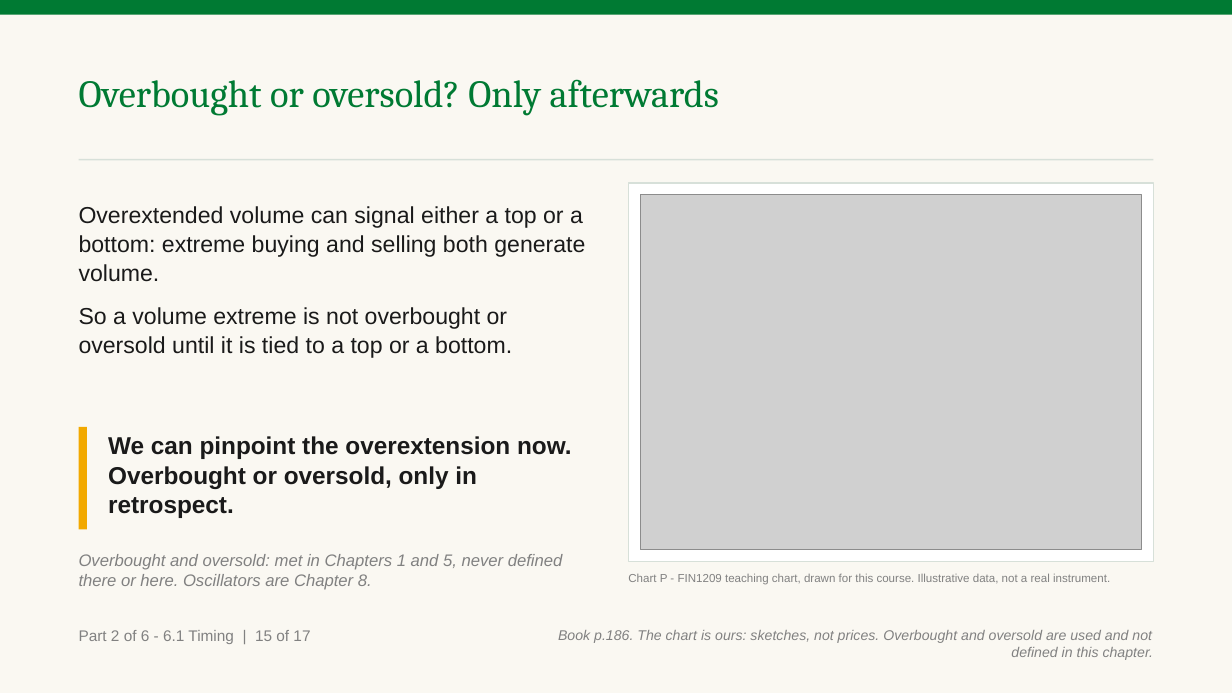
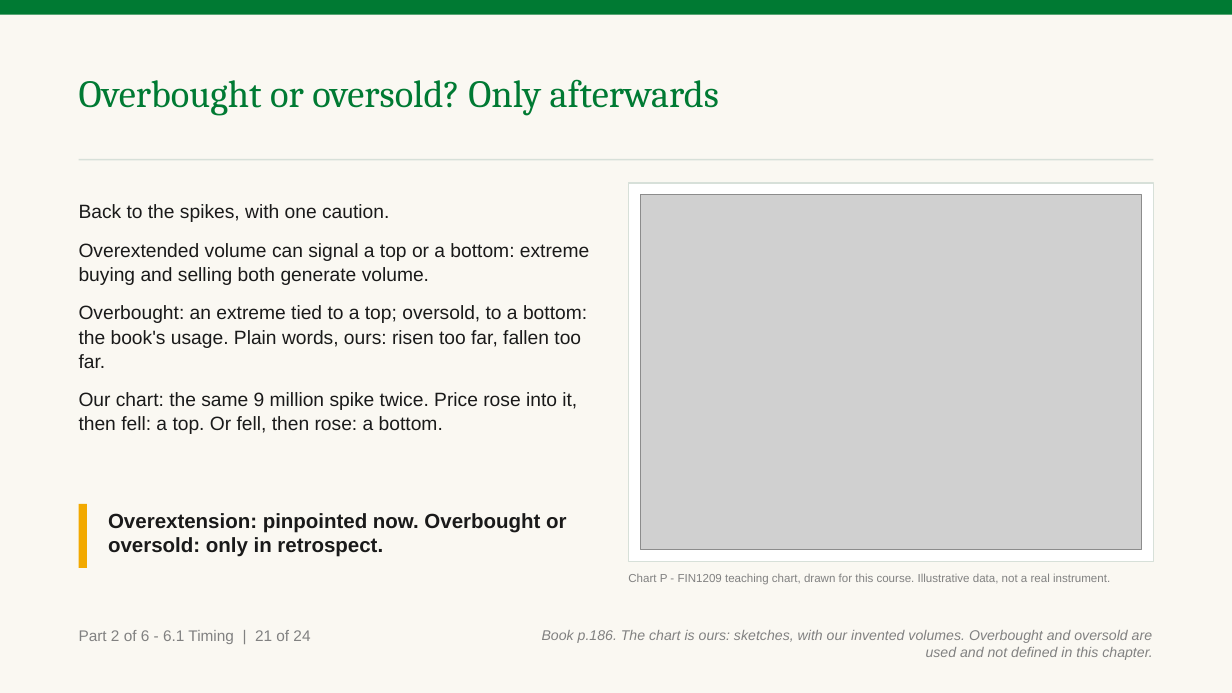
Before and after one commit to benjiesotelo-sudo/Telos_FIN1209, a slide deck: slide 59 of chapter-06/FIN1209-Chapter-06.pptx (slide 53 before the commit). Drawn at 1232x693 pixels with LibreOffice and Linux fonts; fonts in the diff are those of the drawing; grey boxes stand for pictures. Boxes give left, top, right and bottom in pixels: in the first picture for what was removed or moved away, otherwise in the second. Text is boxed around its words. In the diff, an @@ line names an element or a change of style, - is before the commit and + after.

```diff
--- a/chapter-06/FIN1209-Chapter-06.pptx
+++ b/chapter-06/FIN1209-Chapter-06.pptx
@@ text at [79,204,589,434]: text changed; size 18 to 15 pt @@
-Overextended volume can signal either a top or a bottom: extreme buying and selling both generate volume.
-So a volume extreme is not overbought or oversold until it is tied to a top or a bottom.
+Back to the spikes, with one caution.
+Overextended volume can signal a top or a bottom: extreme buying and selling both generate volume.
+Overbought: an extreme tied to a top; oversold, to a bottom: the book's usage. Plain words, ours: risen too far, fallen too far.
+Our chart: the same 9 million spike twice. Price rose into it, then fell: a top. Or fell, then rose: a bottom.
@@ rectangle: place and size @@
-rectangle at [79,427,87,530]
+rectangle at [79,504,87,567]
@@ text at [108,513,566,557]: text changed; size 19 to 16 pt @@
-We can pinpoint the overextension now. Overbought or oversold, only in retrospect.
+Overextension: pinpointed now. Overbought or oversold: only in retrospect.
@@ text removed at [79,554,563,590] @@
-Overbought and oversold: met in Chapters 1 and 5, never defined there or here. Oscillators are Chapter 8.
@@ text at [79,630,310,644]: text changed @@
-Part 2 of 6 - 6.1 Timing | 15 of 17
+Part 2 of 6 - 6.1 Timing | 21 of 24
@@ text at [542,630,1153,660]: text changed @@
-Book p.186. The chart is ours: sketches, not prices. Overbought and oversold are used and not defined in this chapter.
+Book p.186. The chart is ours: sketches, with our invented volumes. Overbought and oversold are used and not defined in this chapter.
```
Also in this commit, not shown: 16 other slides changed, 7 slides added, 3 other files.
